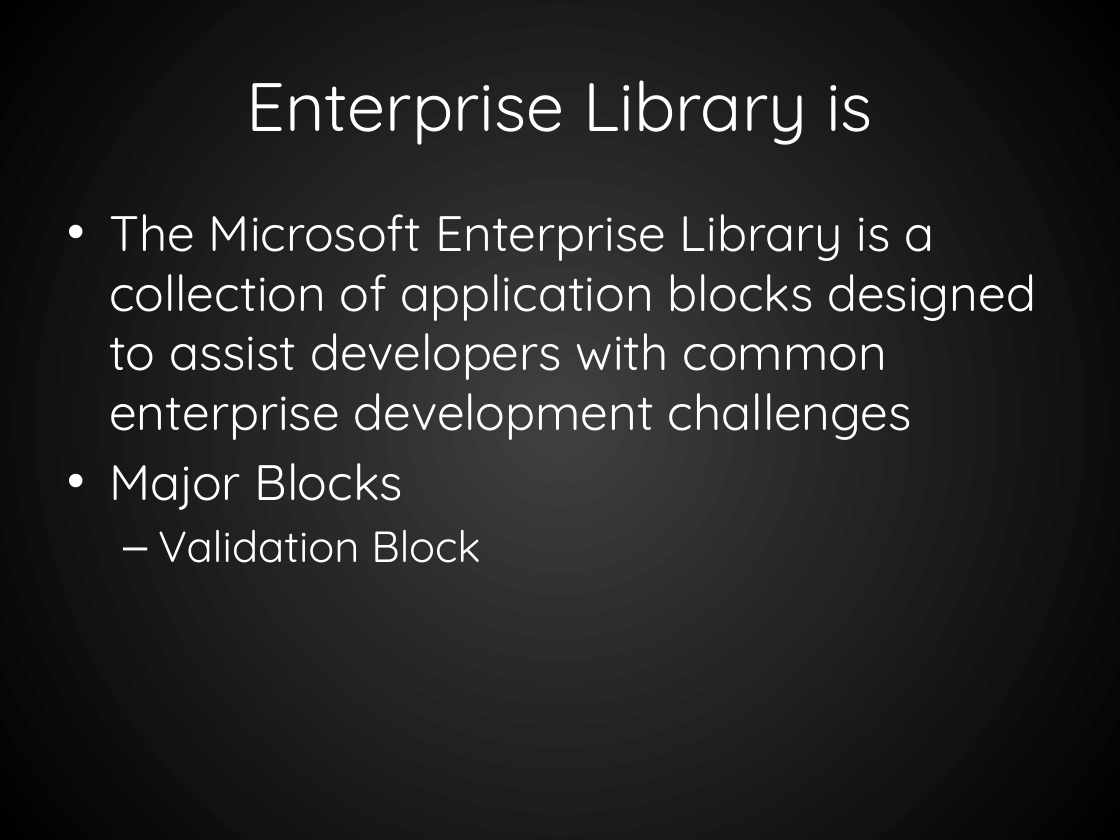
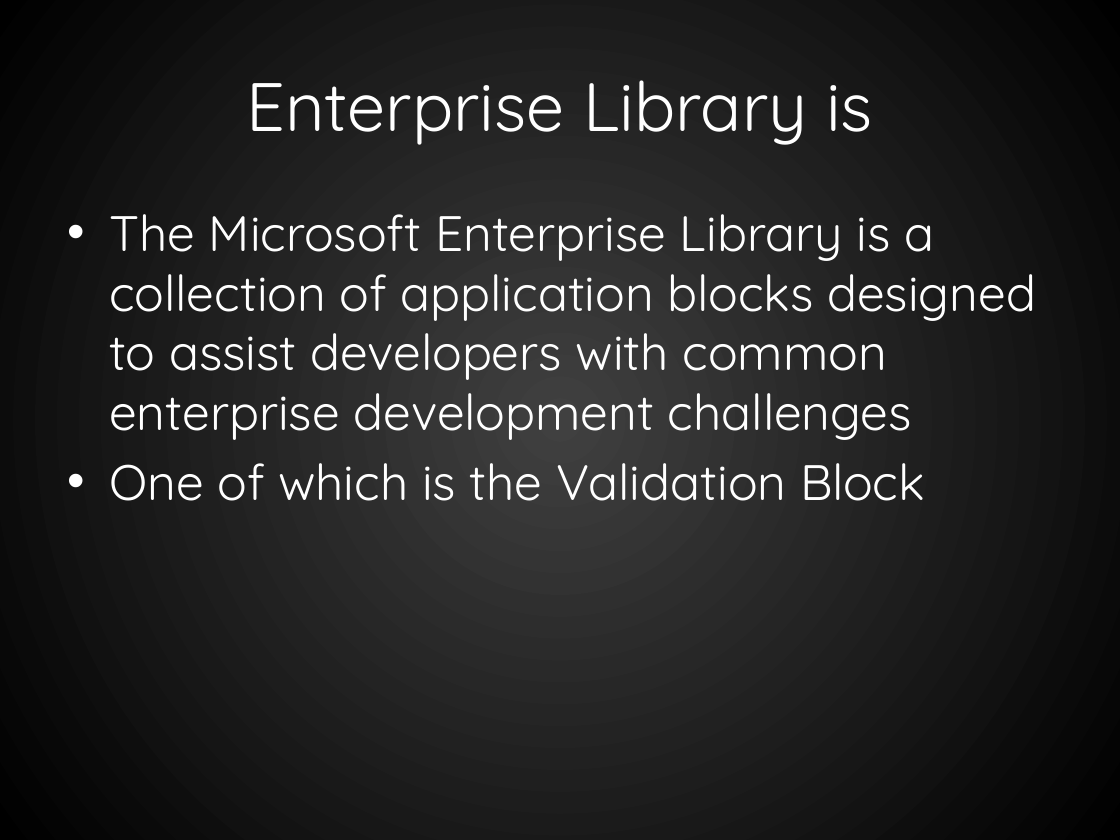
Before and after one commit to RookieOne/WPF-Input-Validation, a slide deck: slide 30 of WPF Validation.pptx (slide 22 before the commit). Drawn at 1120x840 pixels with LibreOffice and Linux fonts; fonts in the diff are those of the drawing. Boxes give left, top, right and bottom in pixels: in the first picture for what was removed or moved away, otherwise in the second. Text is boxed around its words. In the diff, an @@ line names an element or a change of style, - is before the commit and + after.

```diff
--- a/WPF Validation.pptx
+++ b/WPF Validation.pptx
@@ text at box(109, 463, 925, 501): text changed; size 28 to 32 pt @@
-• Major Blocks
-  – Validation Block
+• One of which is the Validation Block
```
Also in this commit, not shown: 9 other slides changed, 18 slides added, 3 slides removed, 32 other files.
